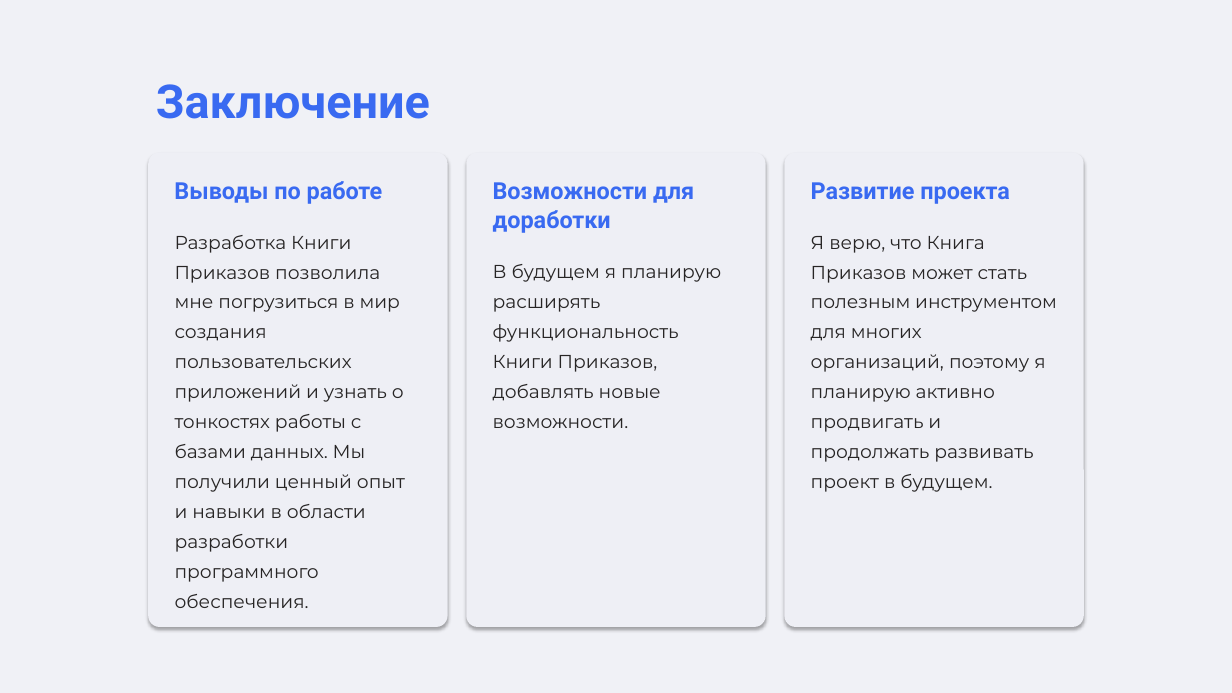
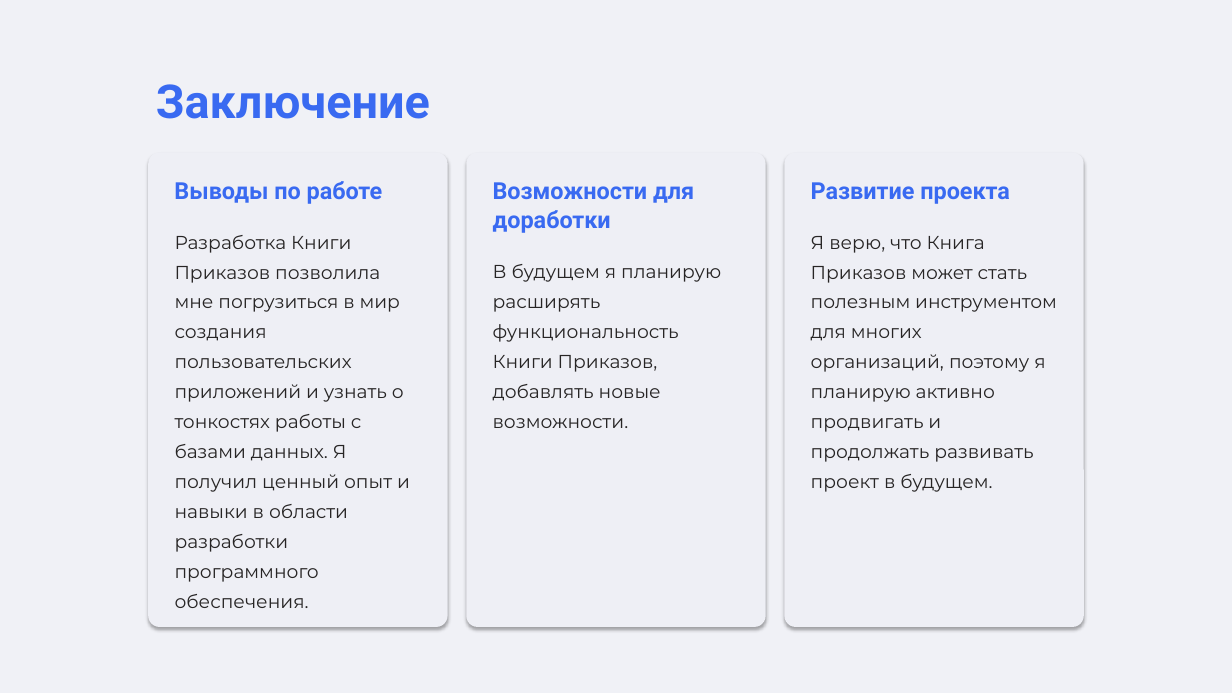
Before and after one commit to f1rsov08/BestProject, a slide deck: slide 4 of presentation.pptx. Drawn at 1232x693 pixels with LibreOffice and Linux fonts; fonts in the diff are those of the drawing. Boxes give left, top, right and bottom in pixels: in the first picture for what was removed or moved away, otherwise in the second. Text is boxed around its words. In the diff, an @@ line names an element or a change of style, - is before the commit and + after.

```diff
--- a/presentation.pptx
+++ b/presentation.pptx
@@ text at (175,266,410,608): text changed @@
-Разработка Книги Приказов позволила мне погрузиться в мир создания пользовательских приложений и узнать о тонкостях работы с базами данных. Мы получили ценный опыт и навыки в области разработки программного обеспечения.
+Разработка Книги Приказов позволила мне погрузиться в мир создания пользовательских приложений и узнать о тонкостях работы с базами данных. Я получил ценный опыт и навыки в области разработки программного обеспечения.
```
Also in this commit, not shown: 1 other slide changed.
